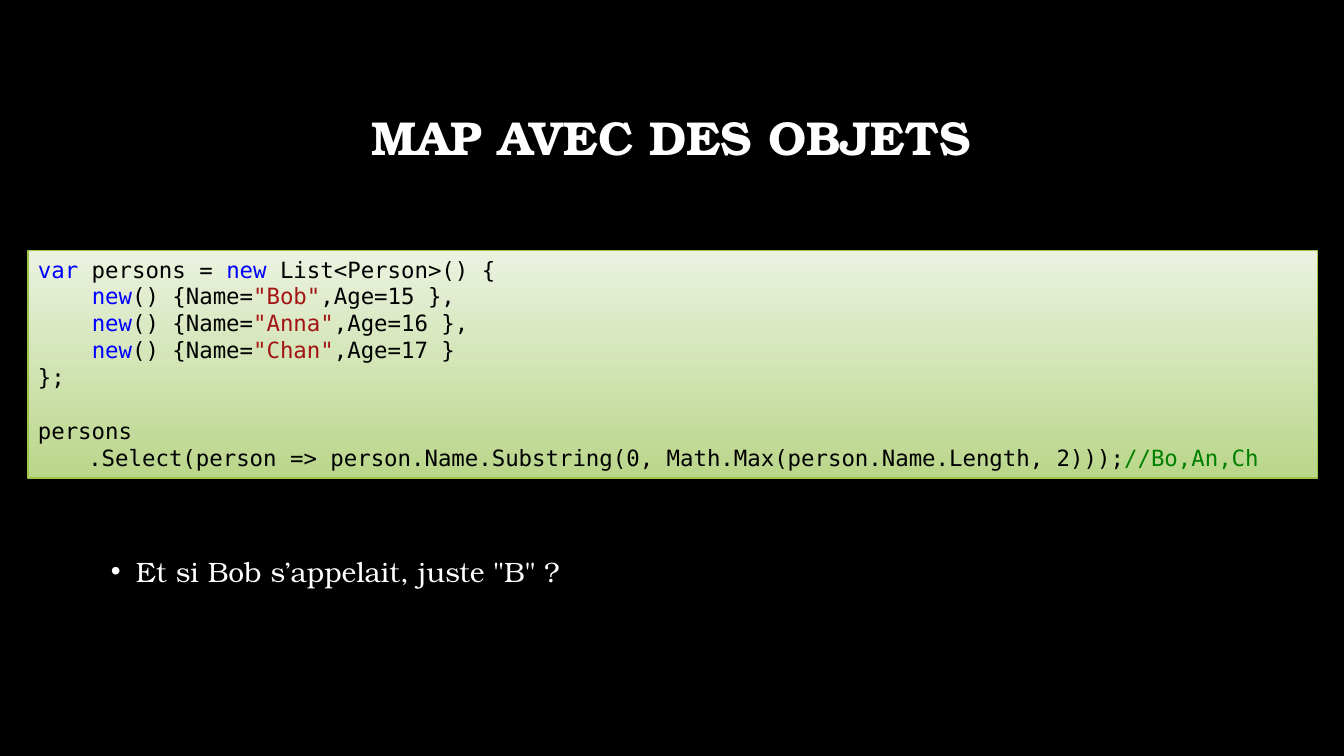
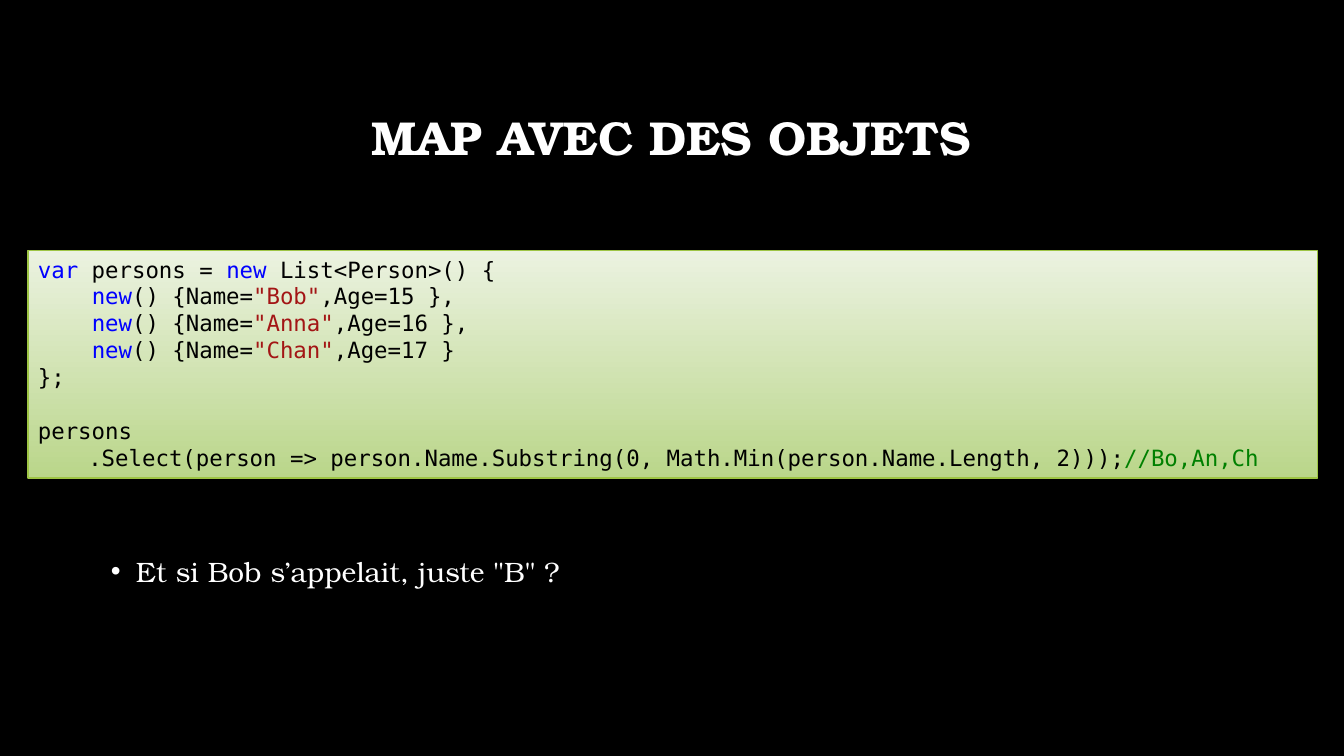
Before and after one commit to witrellesp/323-Programmation_fonctionnelleFork, a slide deck: slide 3 of supports/source/03-MapReduce.pptx. Drawn at 1344x756 pixels with LibreOffice and Linux fonts; fonts in the diff are those of the drawing; background and template pictures are left out. Boxes give left, top, right and bottom in pixels: in the first picture for what was removed or moved away, otherwise in the second. Text is boxed around its words. In the diff, an @@ line names an element or a change of style, - is before the commit and + after.

```diff
--- a/supports/source/03-MapReduce.pptx
+++ b/supports/source/03-MapReduce.pptx
@@ text in rectangle at [88,449,1259,471]: text changed @@
-.Select(person => person.Name.Substring(0, Math.Max(person.Name.Length, 2)));//Bo,An,Ch
+.Select(person => person.Name.Substring(0, Math.Min(person.Name.Length, 2)));//Bo,An,Ch
```
Also in this commit, not shown: 1 other slide changed, 2 other files.
